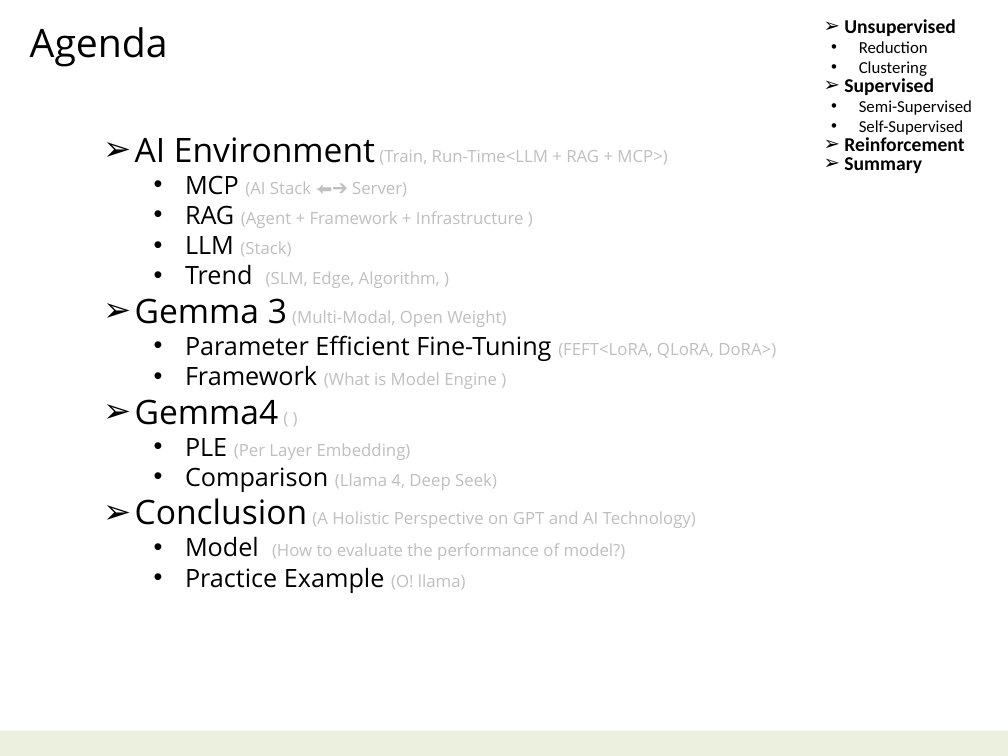
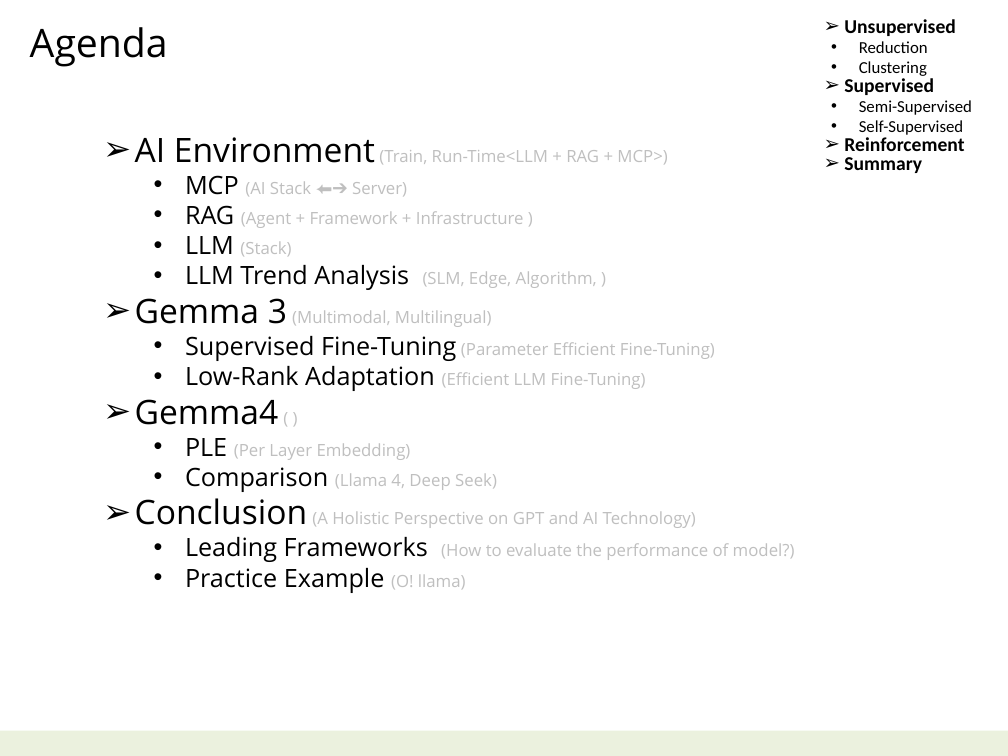
Before and after one commit to navibator/crazy-ai, a slide deck: slide 2 of ai-gemma.pptx. Drawn at 1008x756 pixels with LibreOffice and Linux fonts; fonts in the diff are those of the drawing. Boxes give left, top, right and bottom in pixels: in the first picture for what was removed or moved away, otherwise in the second. Text is boxed around its words. In the diff, an @@ line names an element or a change of style, - is before the commit and + after.

```diff
--- a/ai-gemma.pptx
+++ b/ai-gemma.pptx
@@ text at box(135, 265, 715, 391): text changed @@
-  • Trend (SLM, Edge, Algorithm, )
-➢ Gemma 3 (Multi-Modal, Open Weight)
-  • Parameter Efficient Fine-Tuning (FEFT<LoRA, QLoRA, DoRA>)
-  • Framework (What is Model Engine )
+  • LLM Trend Analysis (SLM, Edge, Algorithm, )
+➢ Gemma 3 (Multimodal, Multilingual)
+  • Supervised Fine-Tuning (Parameter Efficient Fine-Tuning)
+  • Low-Rank Adaptation (Efficient LLM Fine-Tuning)
@@ text at box(185, 537, 795, 562): text changed @@
-  • Model (How to evaluate the performance of model?)
+  • Leading Frameworks (How to evaluate the performance of model?)
```
Also in this commit, not shown: 11 other slides changed, 2 slides added, 1 slide removed, 1 other file.
